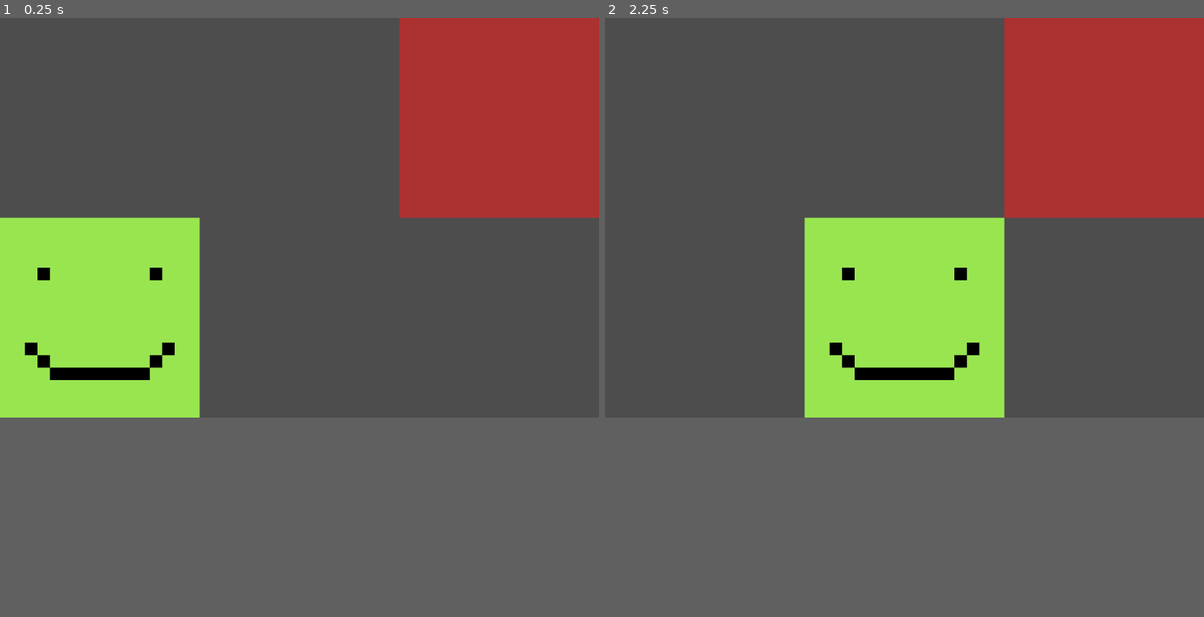
Above: before the commit, frames 1-2 (left to right).
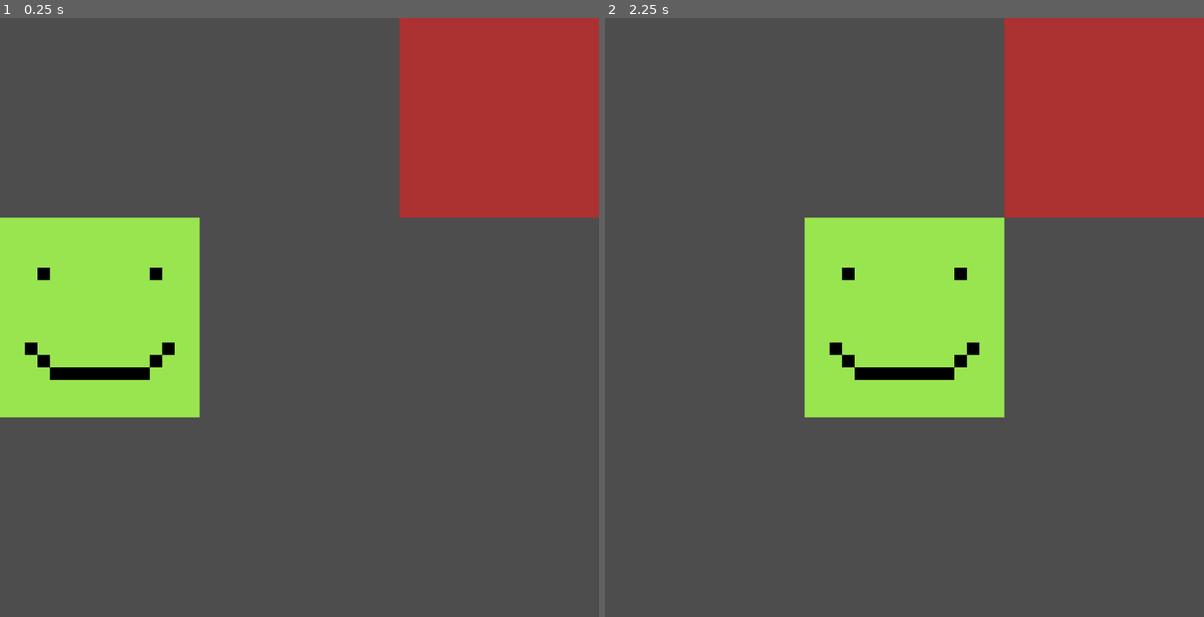
Above: after the commit, the same moments.

Repository: SturmEnte/simple-game-ai
Game: Godot game, scene res://main.tscn
Same seed, same stepped clock (60 frames per second), same inputs: the game is played once before the commit and once after it.
Inputs:
- Up to frame 1 (0.25 s): no input
- Up to frame 2 (2.25 s): tap Enter at 0.5, 2 s; hold Right (ui_right) 0.53-1.28 s; tap Space at 1.25 s; hold Left (ui_left) 1.28-2.03 s; hold Right (ui_right) from 2.03 s (still down)
In our replay, the window is 799x533 before the commit and 799x799 after it. These sizes can differ from the game's own. Grey fills any space a smaller window leaves; there, only what the larger window draws over its background counts as a difference.

The runs differ from the first frame. In frame 1, 0.2% of the frame differs, in the area x 0-34%, y 33-67%; in frame 2, 0.2%, in the area x 33-67%, y 33-67%.

Commit message:
Made window bigger

Diff:
--- a/game/project.godot
+++ b/game/project.godot
@@ -18,7 +18,7 @@
 [display]
 
 window/size/viewport_width=960
-window/size/viewport_height=640
+window/size/viewport_height=960
 window/size/resizable=false
 
 [rendering]
